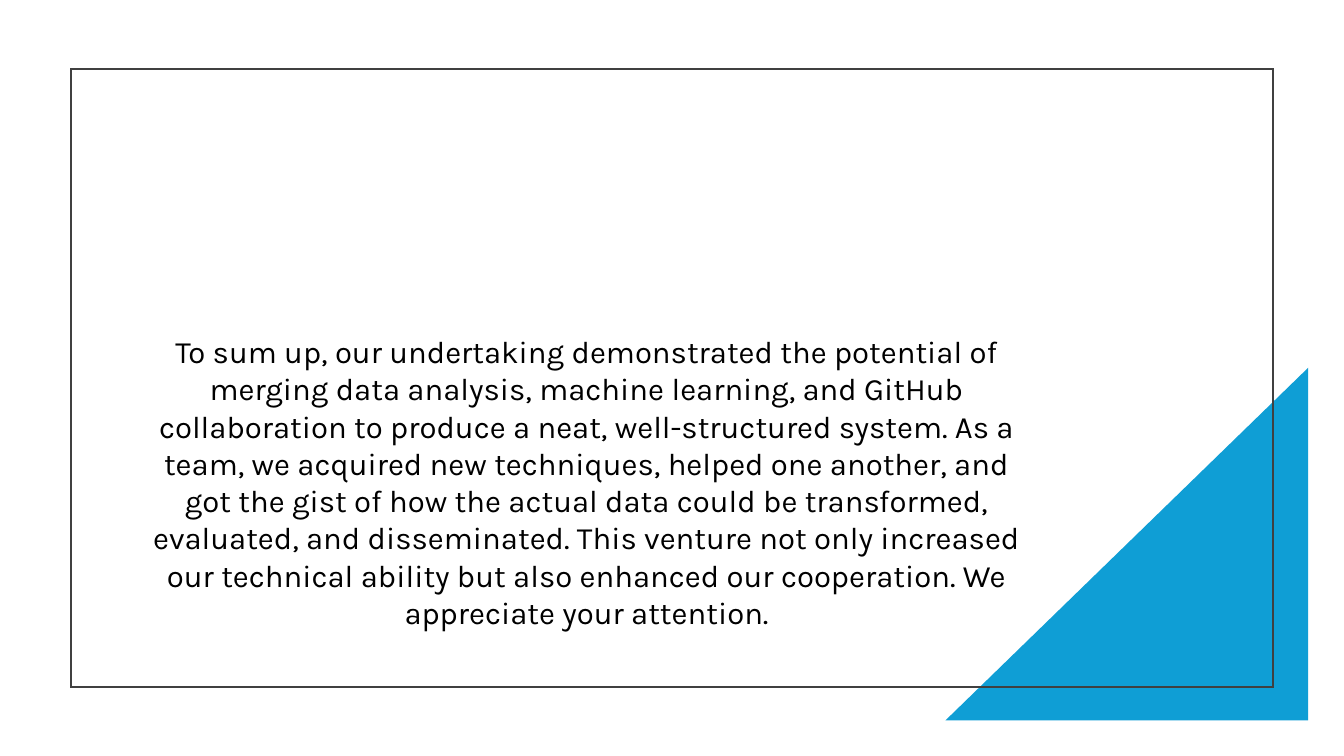
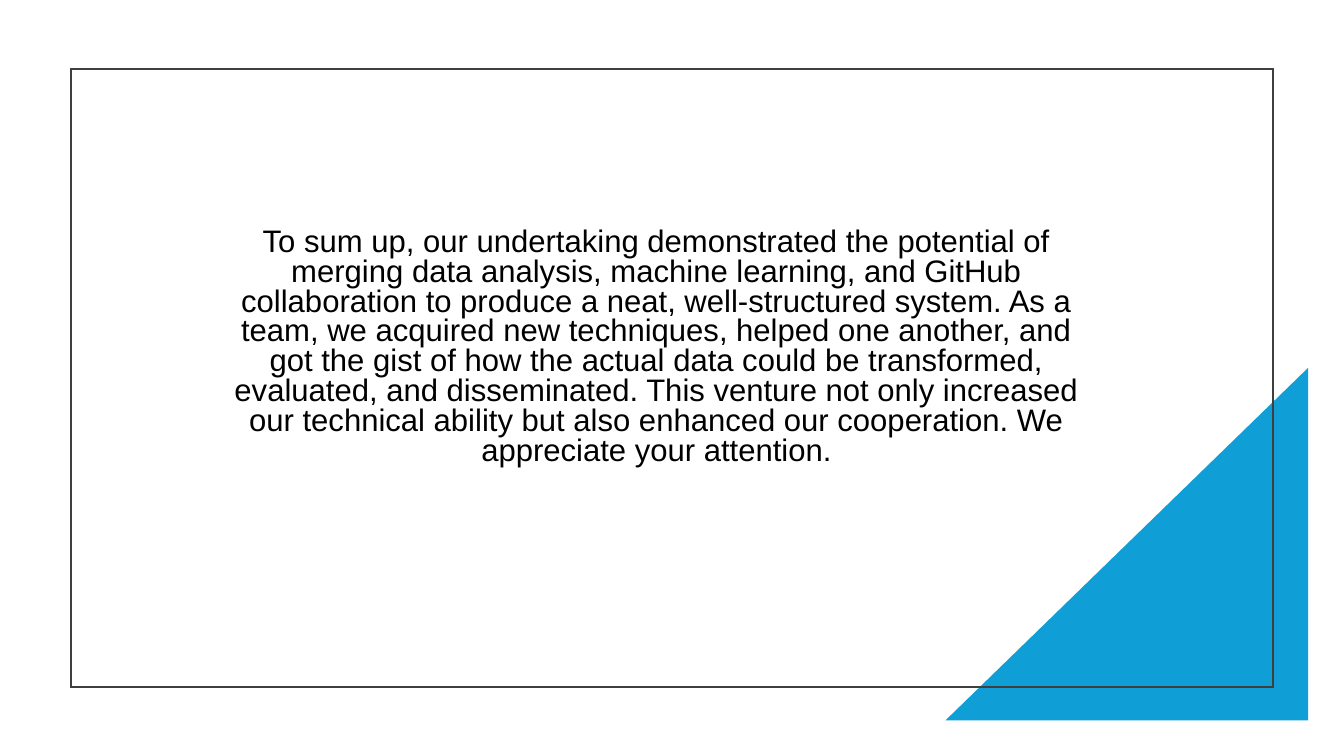
Before and after one commit to h7amdahh/cancer_dataset_uae, a slide deck: slide 29 of Cancer dataset UAE.pptx (slide 24 before the commit). Drawn at 1344x756 pixels with LibreOffice and Linux fonts; fonts in the diff are those of the drawing. Boxes give left, top, right and bottom in pixels: in the first picture for what was removed or moved away, otherwise in the second. Text is boxed around its words. In the diff, an @@ line names an element or a change of style, - is before the commit and + after.

```diff
--- a/Cancer dataset UAE.pptx
+++ b/Cancer dataset UAE.pptx
@@ rectangle at box(71, 69, 1273, 687): outline #404040 1.5 pt to #3F3F3F 1.5 pt @@
@@ text "To sum up, our undertaking ...": place and size @@
-text "To sum up, our undertaking ..." at box(153, 341, 1019, 632)
+text "To sum up, our undertaking ..." at box(234, 229, 1078, 467)
@@ text "To sum up, our undertaking ..." at box(234, 229, 1078, 467): font Karla to Arial; line spacing 1 to 0.8 @@
```
Also in this commit, not shown: 23 other slides changed, 5 slides added.
